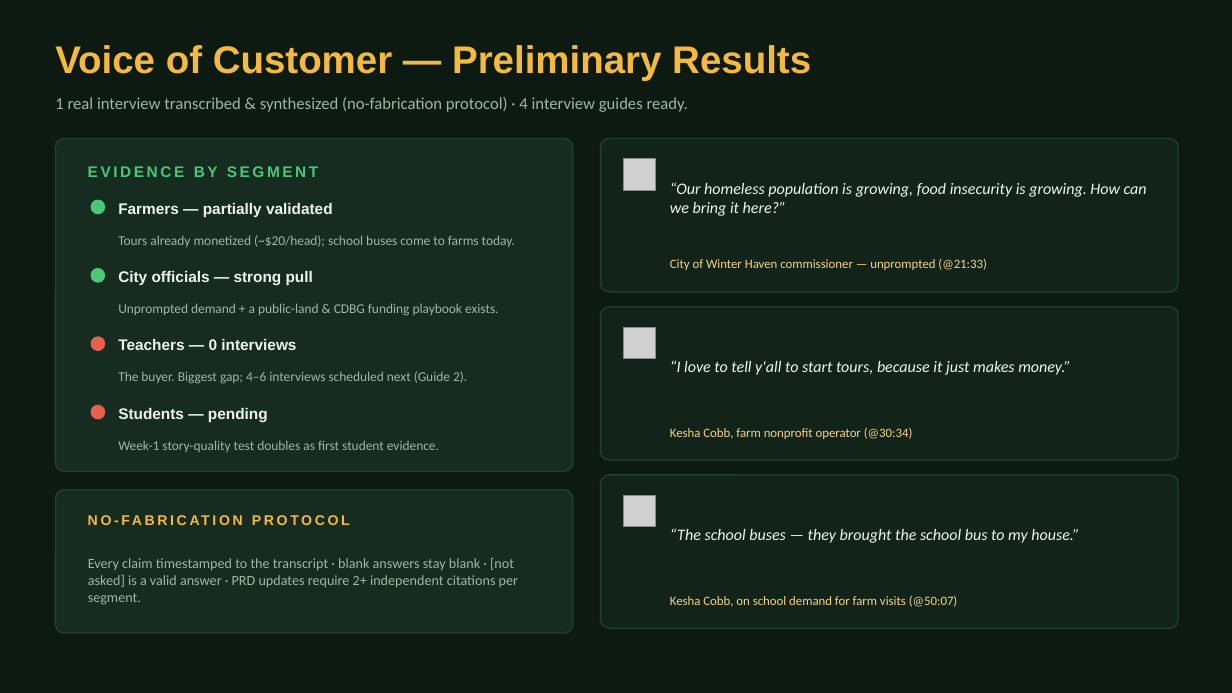
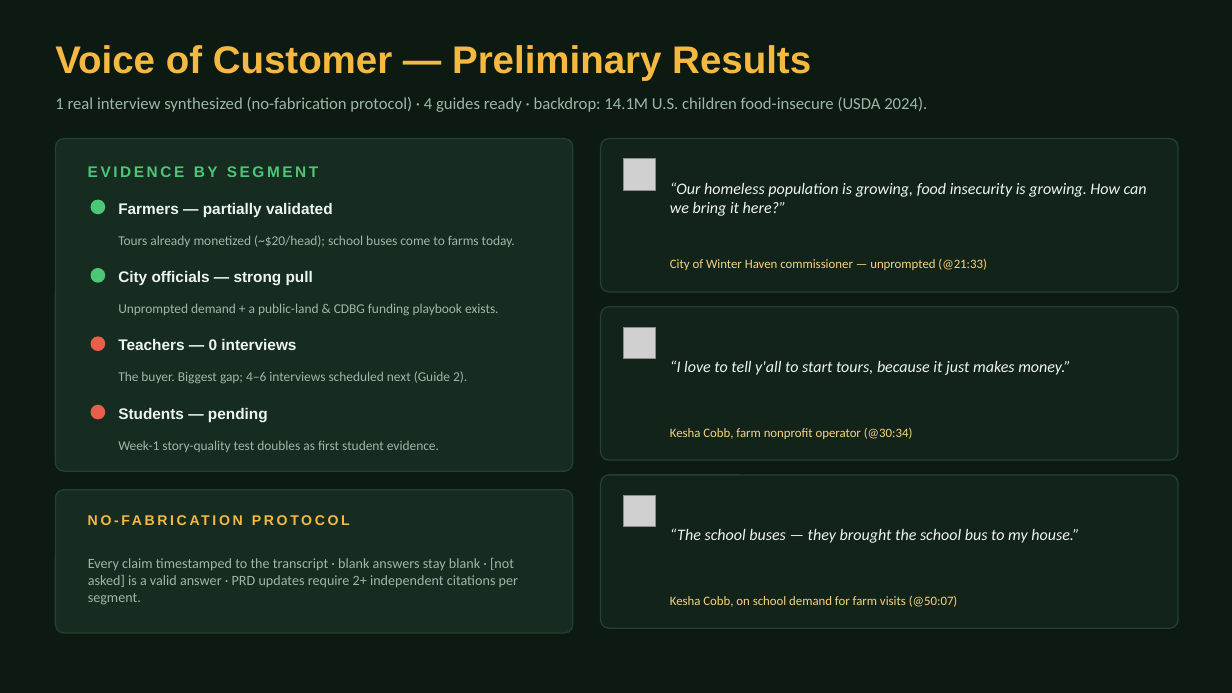
Before and after one commit to MoniqueMogul/Test, a slide deck: slide 4 of pitch/FarmQuest_Pitch.pptx. Drawn at 1232x693 pixels with LibreOffice and Linux fonts; fonts in the diff are those of the drawing; grey boxes stand for pictures. Boxes give left, top, right and bottom in pixels: in the first picture for what was removed or moved away, otherwise in the second. Text is boxed around its words. In the diff, an @@ line names an element or a change of style, - is before the commit and + after.

```diff
--- a/pitch/FarmQuest_Pitch.pptx
+++ b/pitch/FarmQuest_Pitch.pptx
@@ text at [55,97,927,112]: text changed @@
-1 real interview transcribed & synthesized (no-fabrication protocol) · 4 interview guides ready.
+1 real interview synthesized (no-fabrication protocol) · 4 guides ready · backdrop: 14.1M U.S. children food-insecure (USDA 2024).
```
Also in this commit, not shown: 1 other slide changed.
